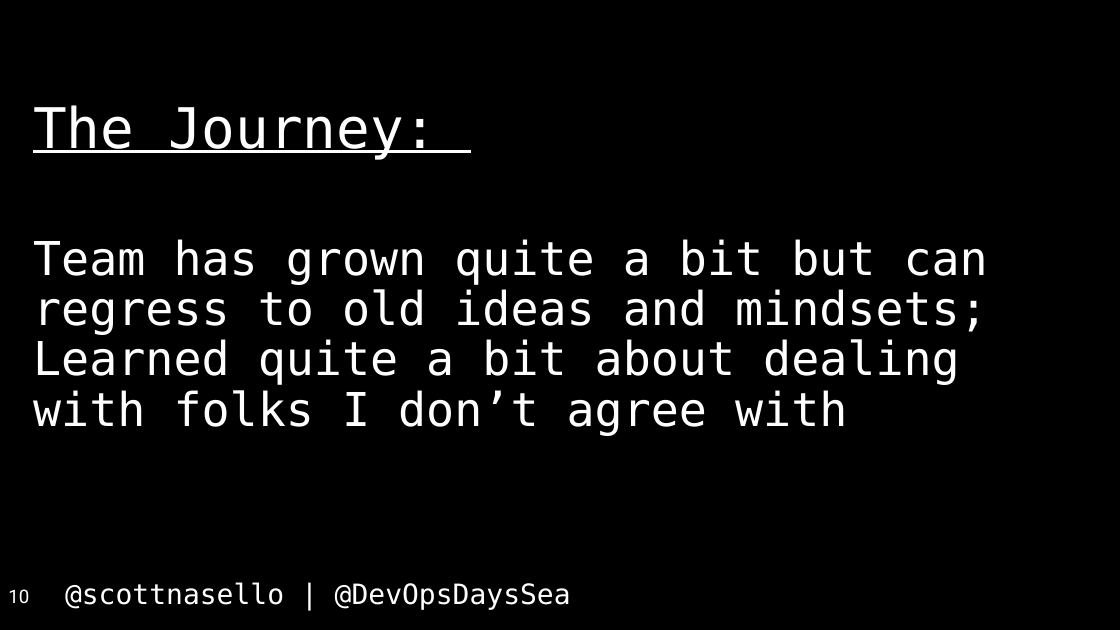
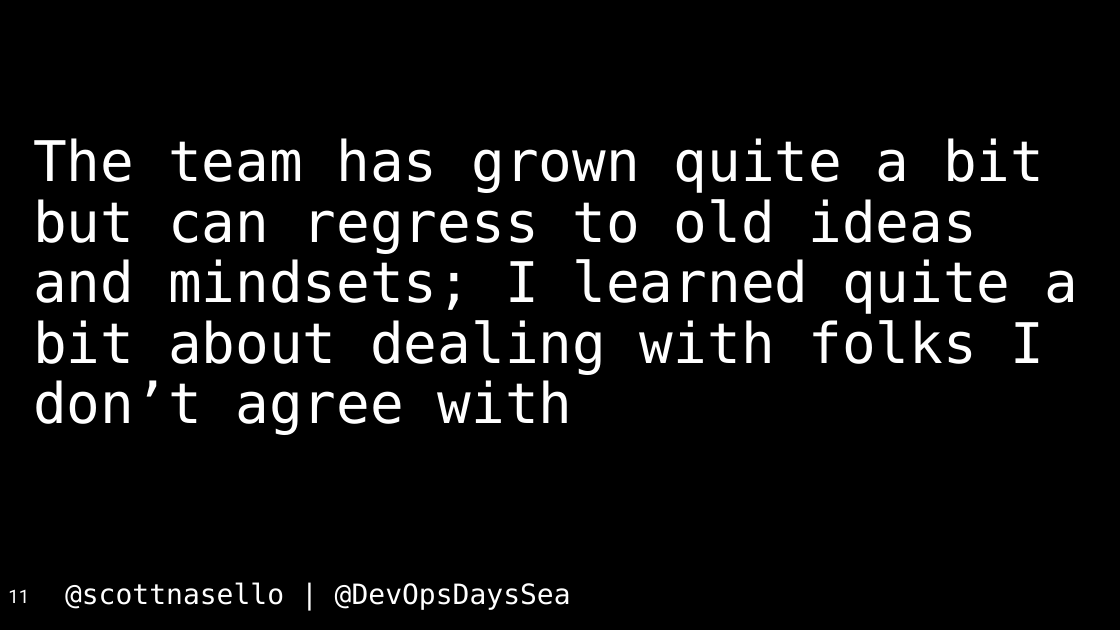
Before and after one commit to scottnasello/talks, a slide deck: slide 11 of 2017-04-26 Seattle DevOpsDays/DevOpsDays Seattle.pptx (slide 10 before the commit). Drawn at 1120x630 pixels with LibreOffice and Linux fonts; fonts in the diff are those of the drawing. Boxes give left, top, right and bottom in pixels: in the first picture for what was removed or moved away, otherwise in the second. Text is boxed around its words. In the diff, an @@ line names an element or a change of style, - is before the commit and + after.

```diff
--- a/2017-04-26 Seattle DevOpsDays/DevOpsDays Seattle.pptx
+++ b/2017-04-26 Seattle DevOpsDays/DevOpsDays Seattle.pptx
@@ text "The team has grown quite ..." at [33, 138, 1078, 435]: vertical alignment top to middle @@
@@ text at [33, 138, 1078, 435]: text changed; size 40 to 48 pt @@
-The Journey:
-Team has grown quite a bit but can regress to old ideas and mindsets; Learned quite a bit about dealing with folks I don’t agree with
+The team has grown quite a bit but can regress to old ideas and mindsets; I learned quite a bit about dealing with folks I don’t agree with
@@ page number at [8, 589, 29, 603]: text changed @@
-10
+11
```
Also in this commit, not shown: 18 other slides changed, 6 slides added, 1 other file.
